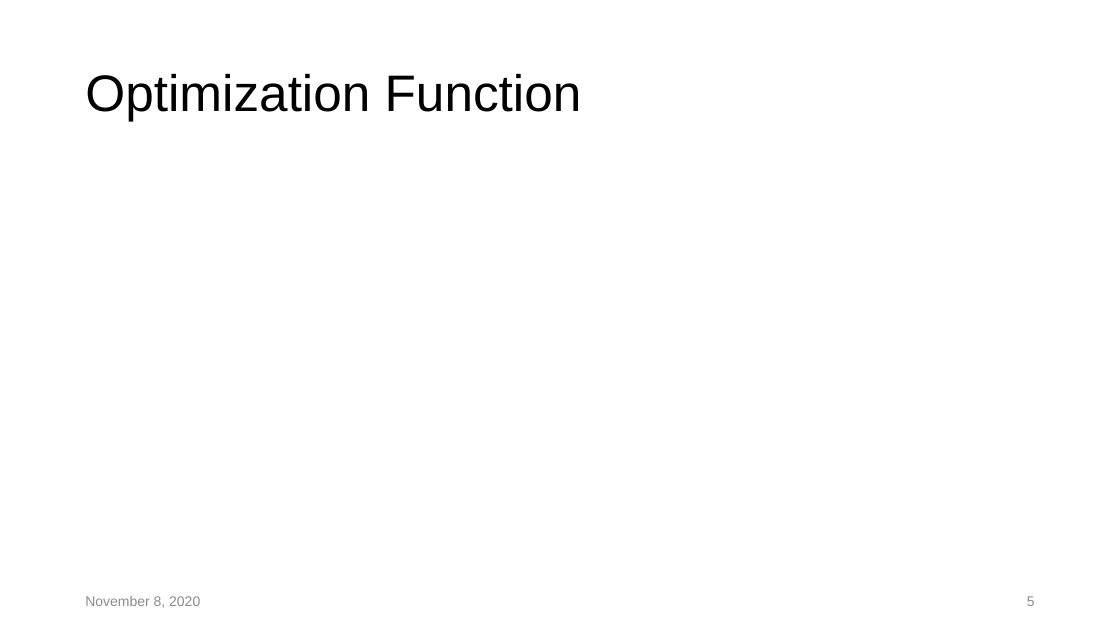
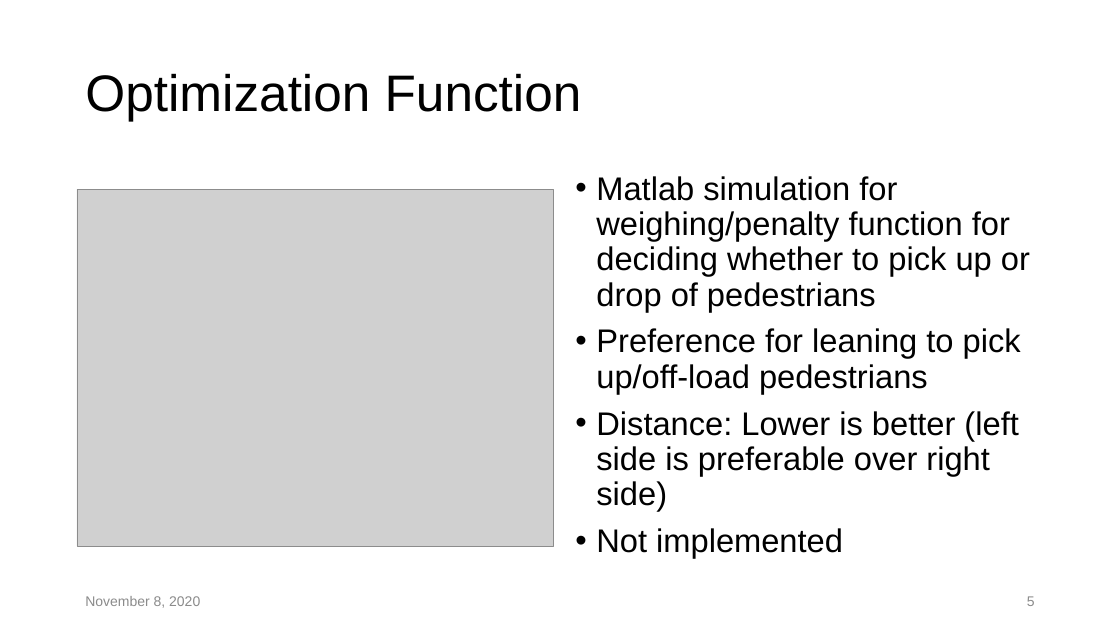
Before and after one commit to ElcaPolyHack2020/team_The_Mushrooms, a slide deck: slide 5 of Additional Files/Presentation The Mushrooms.pptx. Drawn at 1120x630 pixels with LibreOffice and Linux fonts; fonts in the diff are those of the drawing; grey boxes stand for pictures; background and template pictures are left out. Boxes give left, top, right and bottom in pixels: in the first picture for what was removed or moved away, otherwise in the second. Text is boxed around its words. In the diff, an @@ line names an element or a change of style, - is before the commit and + after.

Commit message:
Added matlab optimization slide.

```diff
--- a/Additional Files/Presentation The Mushrooms.pptx
+++ b/Additional Files/Presentation The Mushrooms.pptx
@@ text added at (x1=596, y1=176, x2=1030, y2=558), 28 pt, text #000000 @@
+• Matlab simulation for weighing/penalty function for deciding whether to pick up or drop of pedestrians
+• Preference for leaning to pick up/off-load pedestrians
+• Distance: Lower is better (left side is preferable over right side)
+• Not implemented
@@ picture added at (x1=77, y1=189, x2=554, y2=546) @@
```
